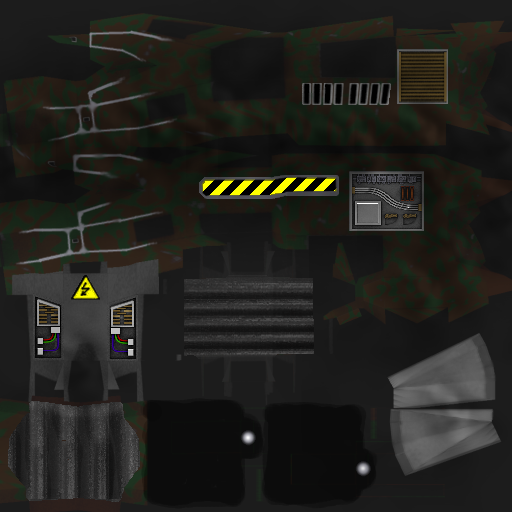
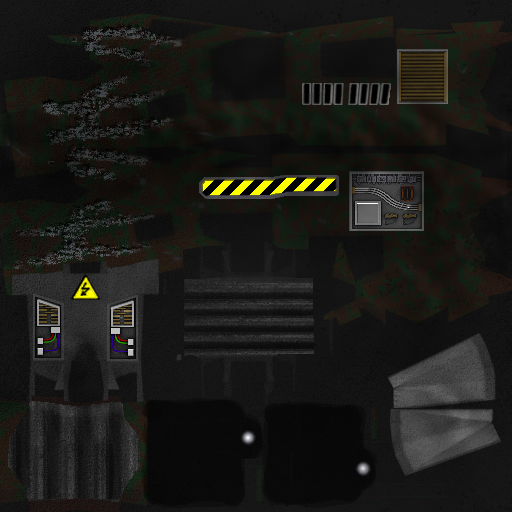
The second 512 × 512 image is a revision of the first. Changes to its layers:
added layer "edges2" above "grooves" over [8, 23, 187, 271]
removed layer "edges" over [15, 30, 178, 266]
added layer "metal.png" (soft light) above "orig_tex-Kopie" over [0, 0, 512, 512]
